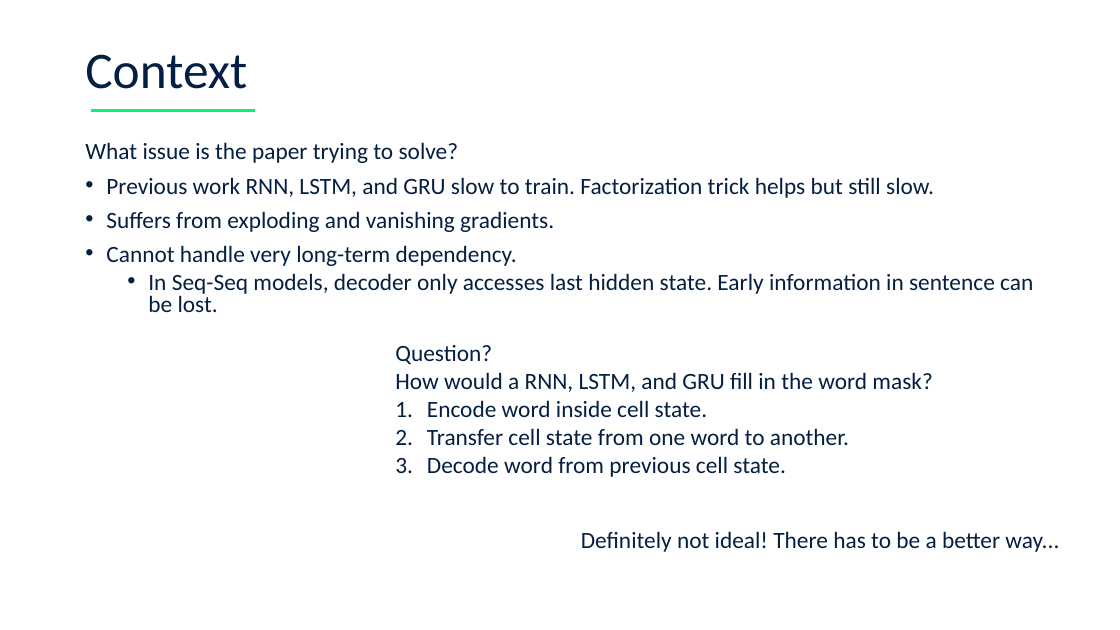
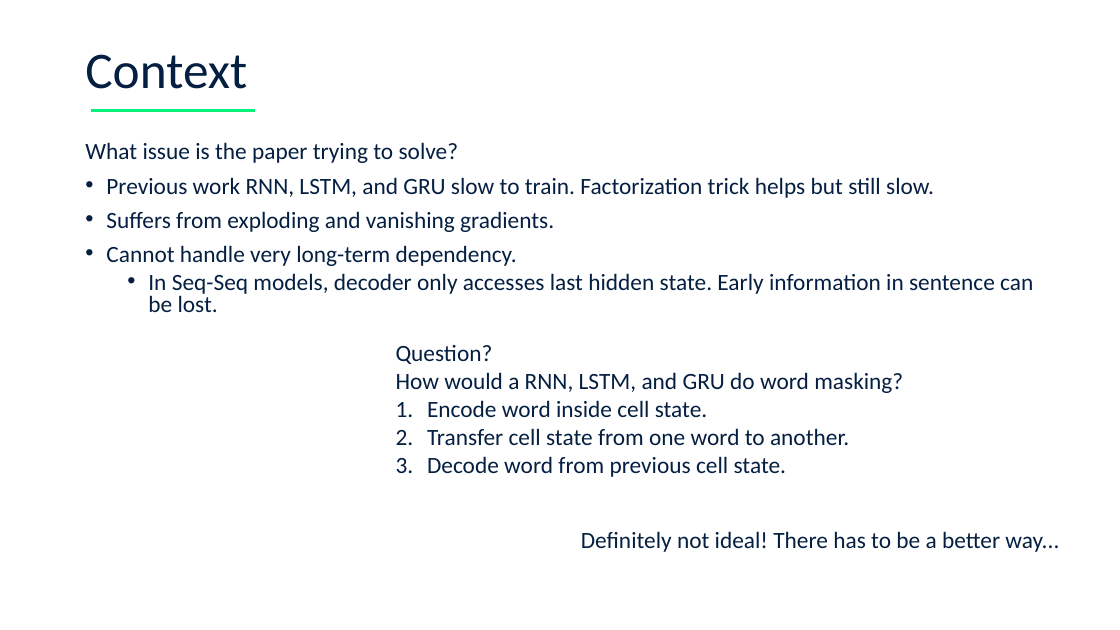
Before and after one commit to aniket414/vaswani-et-al-2017, a slide deck: slide 3 of docs/vaswani-et-al-2017.pptx. Drawn at 1120x630 pixels with LibreOffice and Linux fonts; fonts in the diff are those of the drawing. Boxes give left, top, right and bottom in pixels: in the first picture for what was removed or moved away, otherwise in the second. Text is boxed around its words. In the diff, an @@ line names an element or a change of style, - is before the commit and + after.

```diff
--- a/docs/vaswani-et-al-2017.pptx
+++ b/docs/vaswani-et-al-2017.pptx
@@ text at [396,372,903,393]: text changed @@
-How would a RNN, LSTM, and GRU fill in the word mask?
+How would a RNN, LSTM, and GRU do word masking?
```
Also in this commit, not shown: 2 other slides changed.
